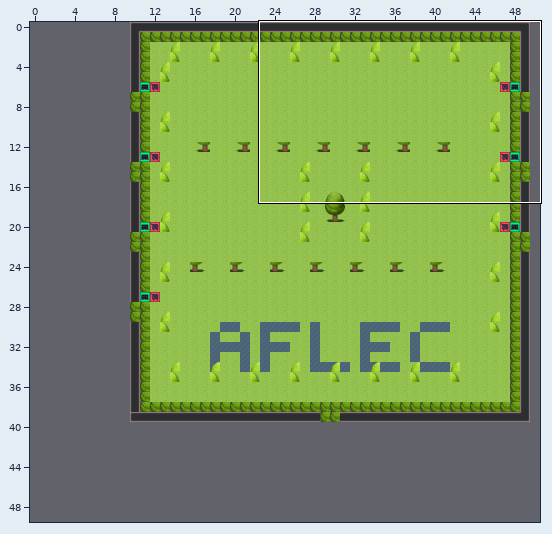
Two states of a Tiled map (JSON), cour1.tmj. Above, an overview of the earlier version with the close-up marked.
Close-up. Before the commit:
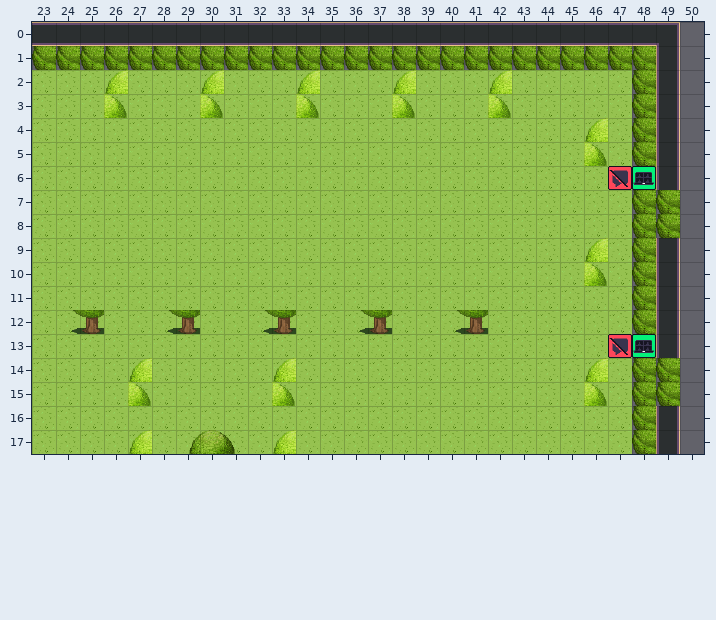
Cells are 32x32 px. Shown: x 23..50, y 0..17. The commit also changed other parts of the map, which this record leaves out. The old version is drawn lined up with the new one.
New version:
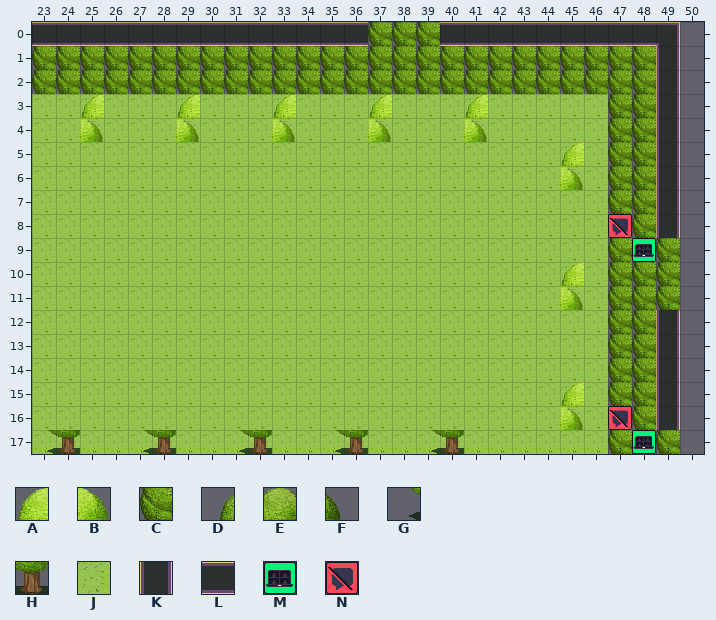
Key: from "WA_Exterior": A 3, B 4, C 25, D 75, E 76, F 77, G 128, H 129, J 628; from "WA_Room_Builder": K 102, L 104; from "WA_User_Interface": M 21, N 60.
_ is an empty cell, # one hidden under a higher layer, . an unchanged one.
What changed:
map size 40x40 -> 50x50 cells (old content now starts at 10,0; both pictures use the new coordinates)
--- layer "collisions"
@@ x 37..39 @@
- 0 ###
+ 0 ___
@@ x 49..49 @@
- 9 #
-10 #
-11 #
+ 9 _
+10 _
+11 _
@@ x 49..49 @@
-17 #
+17 _
--- layer "floor"
@@ x 37..37 @@
- 0 #
+ 0 C
@@ x 23..47 @@
- 2 JJJJJJJJJJJJJJJJJJJJJJJJJ
- 3 ........................J
- 4 ........................J
- 5 ........................J
- 6 ........................J
- 7 ........................J
- 8 ........................J
- 9 ........................J
-10 ........................J
-11 ........................J
-12 ........................J
-13 ........................J
-14 ........................J
-15 ........................J
-16 ........................J
-17 ........................J
+ 2 CCCCCCCCCCCCCCCCCCCCCCCCC
+ 3 ........................C
+ 4 ........................C
+ 5 ........................C
+ 6 ........................C
+ 7 ........................C
+ 8 ........................C
+ 9 ........................C
+10 ........................C
+11 ........................C
+12 ........................C
+13 ........................C
+14 ........................C
+15 ........................C
+16 ........................C
+17 ........................C
--- layer "walls"
@@ x 37..39 @@
- 0 LLL
+ 0 ___
@@ x 49..49 @@
- 7 _
- 8 _
- 9 K
-10 K
-11 K
+ 7 K
+ 8 K
+ 9 _
+10 _
+11 _
@@ x 49..49 @@
-14 _
-15 _
+14 K
+15 K
@@ x 49..49 @@
-17 K
+17 _
--- layer "furniture"
@@ x 25..46 @@
- 2 .A...A...A...A...A....
- 3 _B.._B.._B.._B.._B....
- 4 _..._..._..._..._....A
- 5 ...................._B
- 6 ...................._.
+ 2 ._..._..._..._..._....
+ 3 A_..A_..A_..A_..A_....
+ 4 B...B...B...B...B...._
+ 5 ....................A_
+ 6 ....................B.
@@ x 45..46 @@
- 9 .A
-10 _B
-11 _.
+ 9 ._
+10 A_
+11 B.
@@ x 27..46 @@
-14 A.....A............A
-15 B.....B..........._B
-16 .................._.
-17 A.DEF.A.............
+14 _....._............_
+15 _....._...........A_
+16 ..................B.
+17 _.___._.............
--- layer "above"
@@ x 47..48 @@
- 6 NM
+ 6 __
@@ x 47..48 @@
- 8 _.
- 9 ._
+ 8 N.
+ 9 .M
@@ x 24..48 @@
-12 GH..GH..GH..GH..GH.......
-13 .......................NM
+12 __..__..__..__..__.......
+13 .......................__
@@ x 23..48 @@
-16 ........................_.
-17 __..__..__..__..__......._
+16 ........................N.
+17 GH..GH..GH..GH..GH.......M
Pixel boxes of the changes (left, top, right, bottom) in both close-ups:
changed: (368, 22, 440, 46)
changed: (32, 70, 680, 454)
